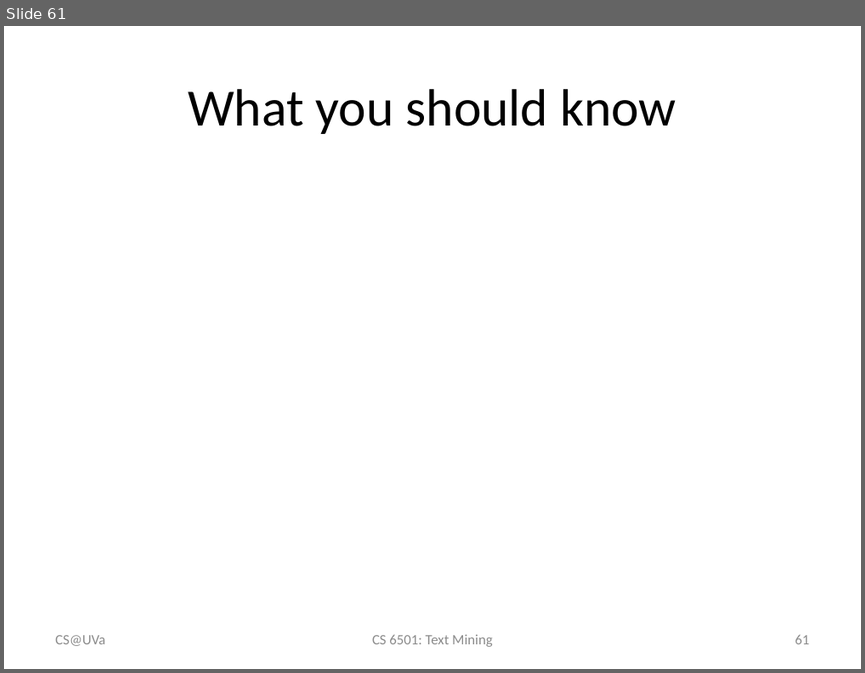
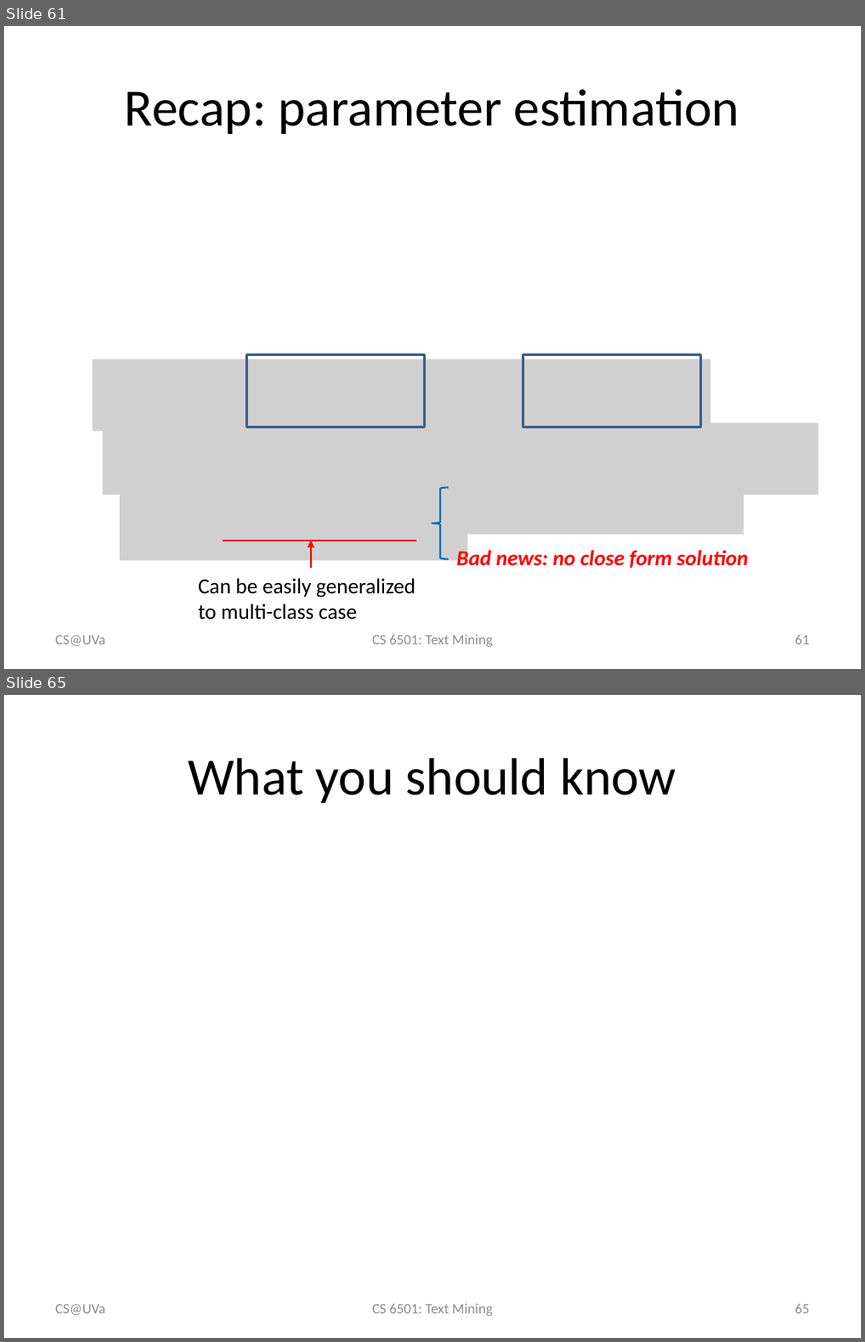
Before and after one commit to wang296/CS6501-Text-Mining, a slide deck: docs/Logistic Regression.pptx. Shown one above the other, each under a label of ours: slide 61 before the commit, slides 61 and 65 after it; the slides between them are not shown. The pictures are 865x673 and 865x1342 pixels, drawn with LibreOffice and Linux fonts; fonts in the diff are those of the drawing; grey boxes stand for pictures. Boxes give left, top, right and bottom in pixels: in the first picture for what was removed or moved away, otherwise in the second. Text is boxed around its words. In the diff, an @@ line names an element or a change of style, - is before the commit and + after.

```diff
--- a/docs/Logistic Regression.pptx
+++ b/docs/Logistic Regression.pptx
@@ slide 61 added at (4,26,861,669), background #FFFFFF @@
@@ title added at (125,89,740,134), 44 pt, text #000000 @@
+Recap: parameter estimation
@@ rectangle added at (246,355,424,427), outline #3A5F8C 2 pt @@
@@ rectangle added at (523,355,701,427), outline #3A5F8C 2 pt @@
@@ picture added at (92,359,710,431) @@
@@ picture added at (103,423,818,494) @@
@@ picture added at (448,473,744,534) @@
@@ picture added at (120,488,467,561) @@
@@ left brace added at (432,487,449,559), outline #0070C0 1.5 pt @@
@@ line added from (222, 540) to (416, 540), #FF0000 1.5 pt @@
@@ arrow added from (311, 567) to (311, 540), #FF0000 1.5 pt @@
@@ text added at (456,548,748,567), 18 pt, text #FF0000, bold, italic @@
+Bad news: no close form solution
@@ text added at (198,578,415,619), 18 pt, text #000000 @@
+Can be easily generalized to multi-class case
@@ text added at (55,635,105,646), 12 pt, text #8C8C8C @@
+CS@UVa
@@ text added at (372,634,493,646), 12 pt, text #8C8C8C @@
+CS 6501: Text Mining
@@ page number added at (794,635,809,644), 12 pt, text #8C8C8C @@
+61
@@ what was slide 61 is now slide 65 @@
@@ page number at (794,1304,809,1313): text changed @@
-61
+65
```
Also in this commit, not shown: 3 other slides added, 7 other files.
